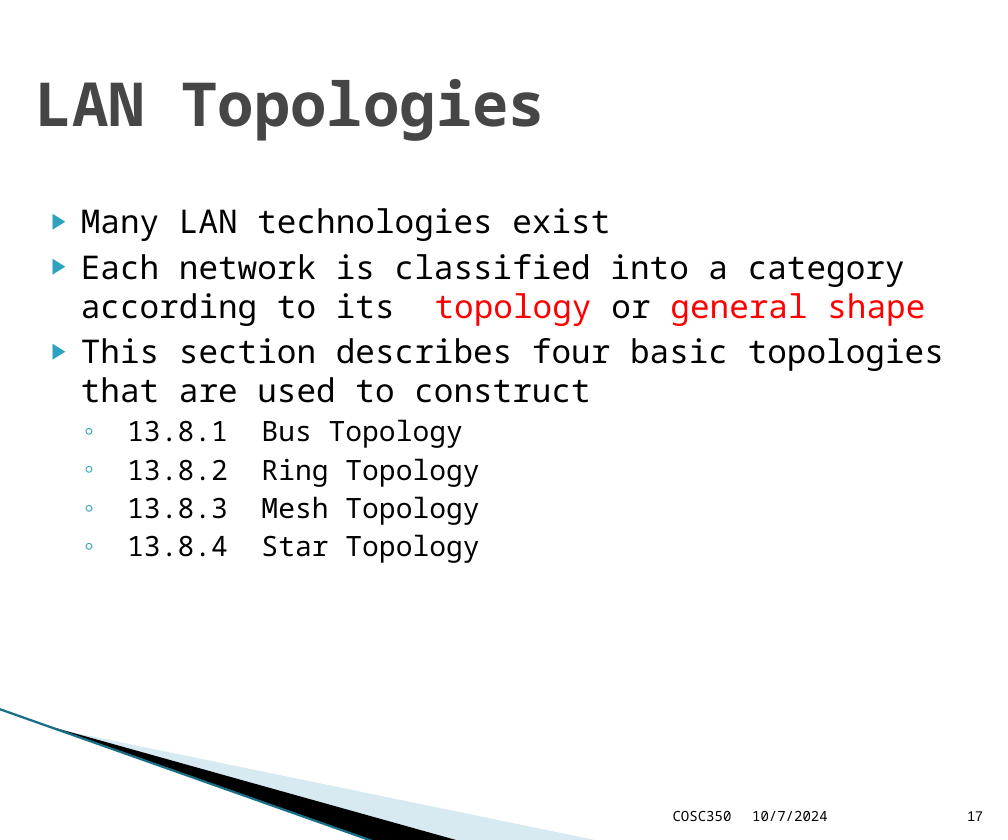
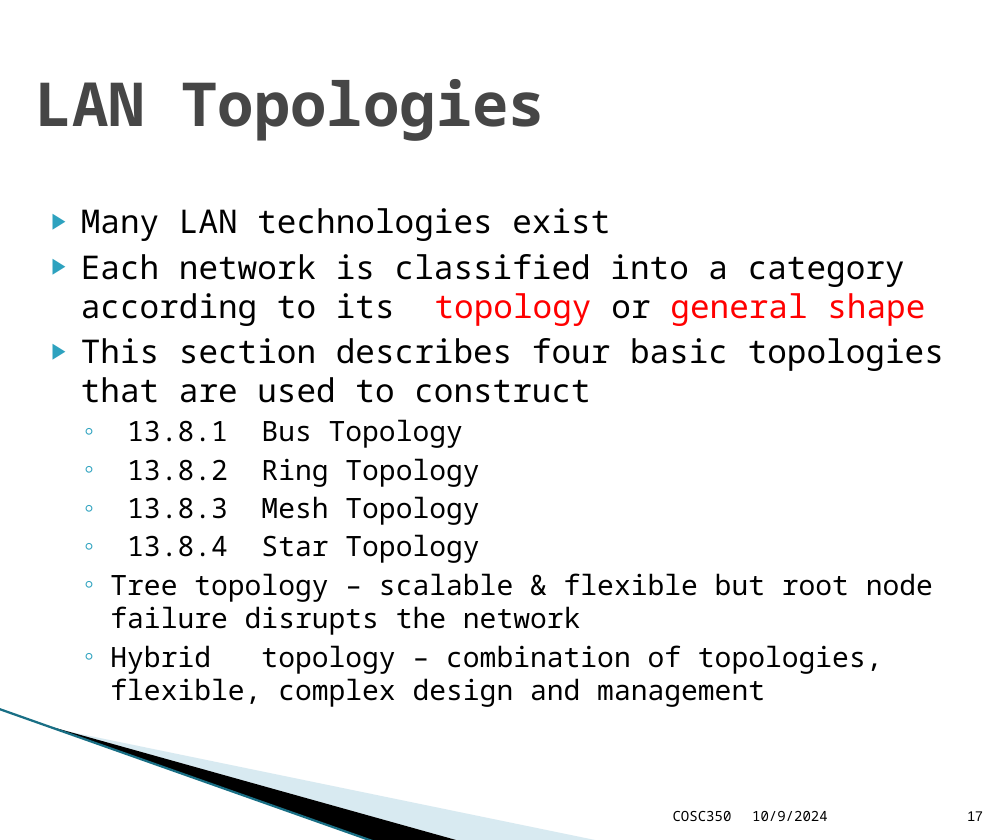
Before and after one commit to Neat-Keat/TUnotes, a slide deck: slide 17 of SEM5/COSC350/LANs.pptx. Drawn at 1008x840 pixels with LibreOffice and Linux fonts; fonts in the diff are those of the drawing; background and template pictures are left out. Boxes give left, top, right and bottom in pixels: in the first picture for what was removed or moved away, otherwise in the second. Text is boxed around its words. In the diff, an @@ line names an element or a change of style, - is before the commit and + after.

```diff
--- a/SEM5/COSC350/LANs.pptx
+++ b/SEM5/COSC350/LANs.pptx
@@ text at (110,573,933,707): paragraphs added @@
+  ◦ Tree topology – scalable & flexible but root node failure disrupts the network
+  ◦ Hybrid topology – combination of topologies, flexible, complex design and management
@@ text at (752,811,828,821): text changed @@
-10/7/2024
+10/9/2024
```
Also in this commit, not shown: 39 other slides changed, 1 slide added, 20 other files.
